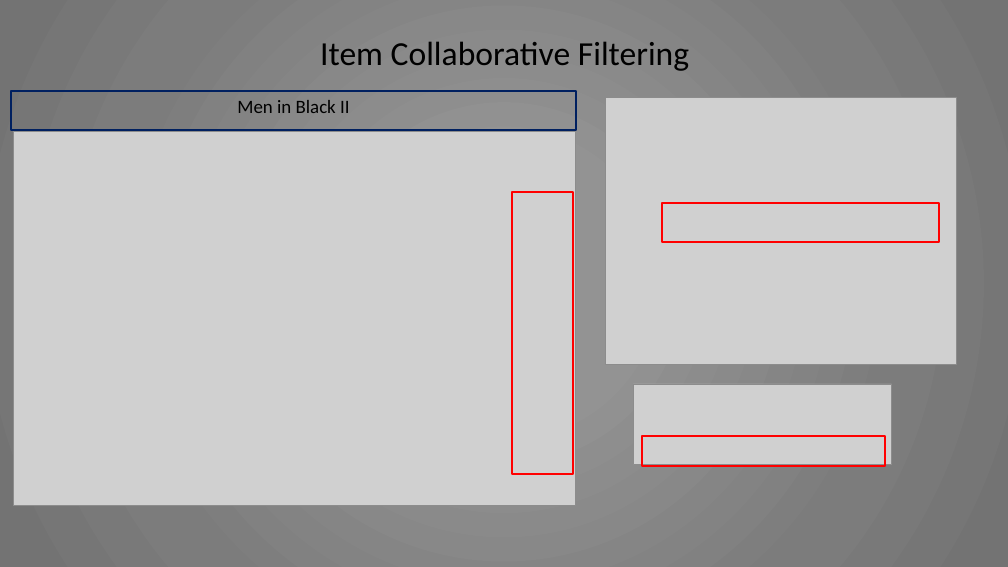
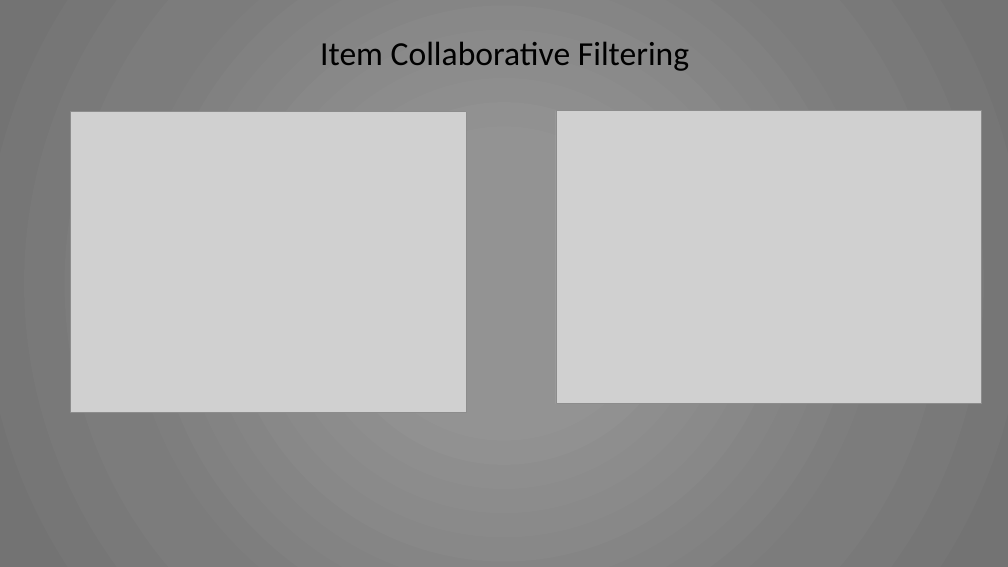
Before and after one commit to trauzi12/movie_recommendation_system, a slide deck: slide 8 of capstone_presentation.pptx (slide 6 before the commit). Drawn at 1008x567 pixels with LibreOffice and Linux fonts; fonts in the diff are those of the drawing; grey boxes stand for pictures. Boxes give left, top, right and bottom in pixels: in the first picture for what was removed or moved away, otherwise in the second. Text is boxed around its words. In the diff, an @@ line names an element or a change of style, - is before the commit and + after.

Commit message:
final draft

```diff
--- a/capstone_presentation.pptx
+++ b/capstone_presentation.pptx
@@ rectangle removed at (11,91,576,129) @@
-Men in Black II
@@ picture: place and size @@
-picture at (14,132,575,506)
+picture at (71,112,467,413)
@@ picture: place and size @@
-picture at (606,98,956,364)
+picture at (556,110,982,404)
@@ rectangle removed at (513,192,573,474) @@
@@ rectangle removed at (662,203,938,242) @@
@@ picture removed at (634,384,892,465) @@
@@ rectangle removed at (642,436,886,466) @@
```
Also in this commit, not shown: 4 slides added, 1 slide removed.
